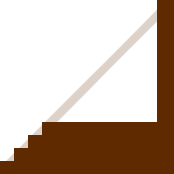
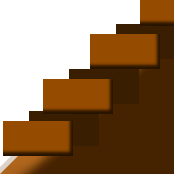
Layers edited between the first and the second w=174, h=174 image:
removed layer "Copiar de Camada de pintura 12" (1st of 3) over [left=0, top=0, right=174, bottom=174]
removed layer "Copiar de Camada de pintura 12" (2nd of 3) over [left=0, top=0, right=174, bottom=174]
removed layer "Copiar de Camada de pintura 12" (3rd of 3) over [left=0, top=0, right=174, bottom=174]
added group "Grupo de recorte 15" with 4 layers above "Grupo de recorte 14" over [left=0, top=0, right=174, bottom=174]
added group "Agrupar 17" with 2 layers in group "Grupo de recorte 15" over [left=0, top=0, right=174, bottom=174]
added layer "Camada de pintura 13" in group "Agrupar 17" over [left=0, top=0, right=174, bottom=174]
added layer "Copiar de Camada de pintura 13" in group "Agrupar 17" over [left=26, top=0, right=174, bottom=174]
added group "Grupo de recorte 14" with 2 layers above "Camada de pintura 11" over [left=0, top=0, right=174, bottom=174]
added layer "Camada de máscara" in group "Grupo de recorte 14" over [left=0, top=0, right=174, bottom=174]
moved "Camada de pintura 12" into group "Grupo de recorte 14", painted on it over [left=0, top=0, right=174, bottom=174]
